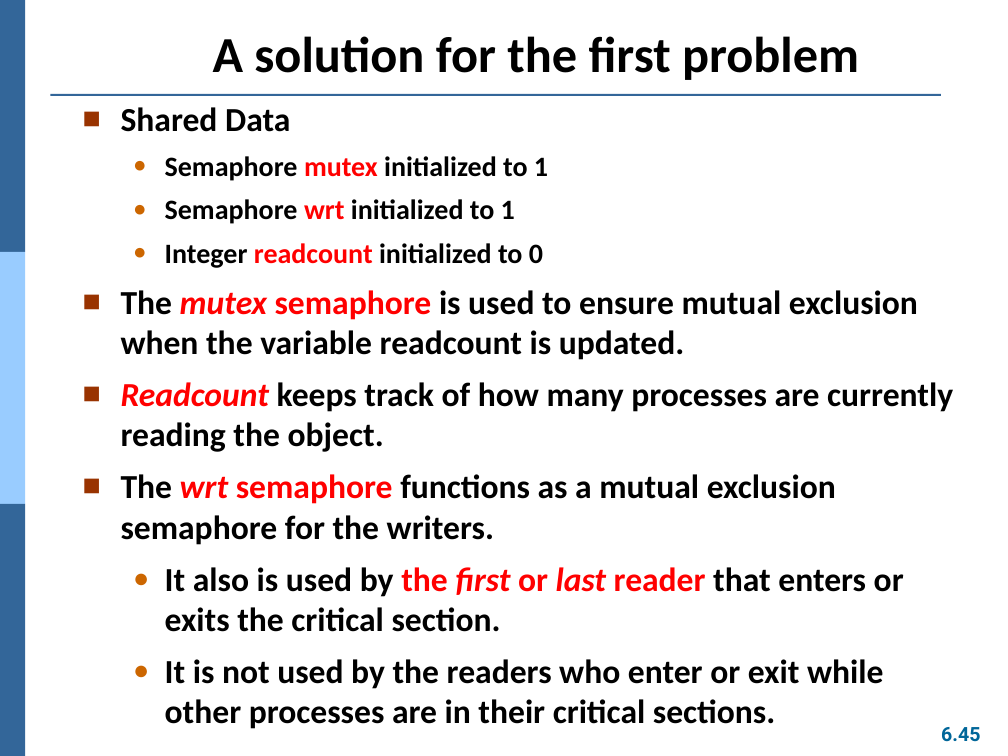
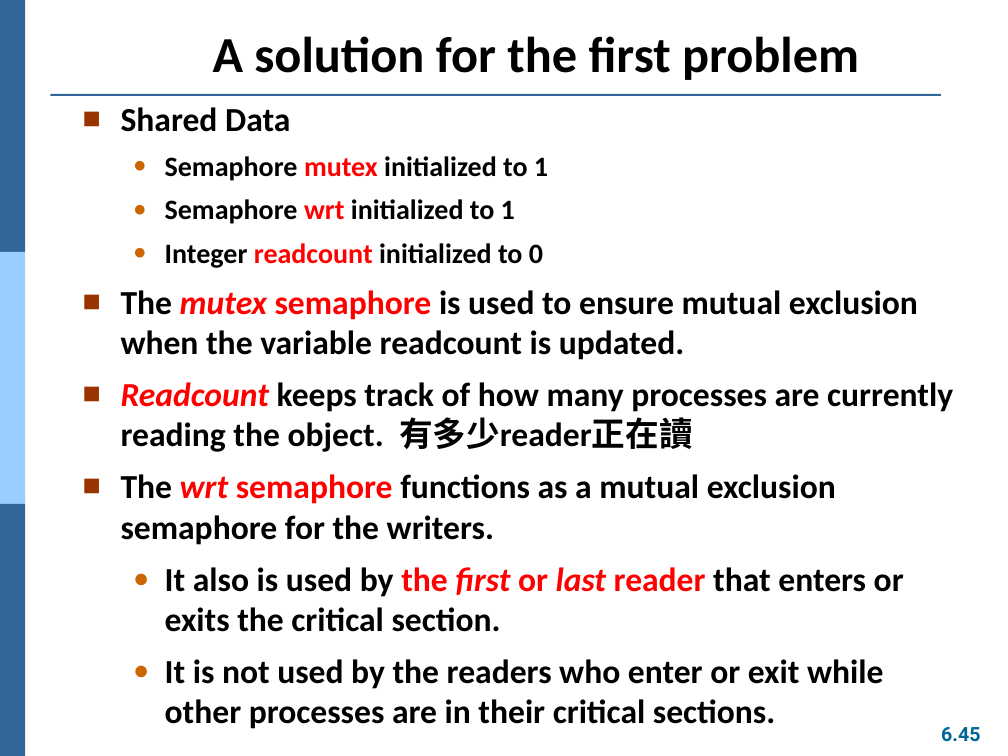
Before and after one commit to Yang09701194/OS_Learning, a slide deck: slide 45 of ch06.pptx. Drawn at 1008x756 pixels with LibreOffice and Linux fonts; fonts in the diff are those of the drawing. Boxes give left, top, right and bottom in pixels: in the first picture for what was removed or moved away, otherwise in the second. Text is boxed around its words. In the diff, an @@ line names an element or a change of style, - is before the commit and + after.

```diff
--- a/ch06.pptx
+++ b/ch06.pptx
@@ text at [121,382,953,452]: text changed @@
-■ Readcount keeps track of how many processes are currently reading the object.
+■ Readcount keeps track of how many processes are currently reading the object. 有多少reader正在讀
```
Also in this commit, not shown: 12 other slides changed, 1 slide added.
